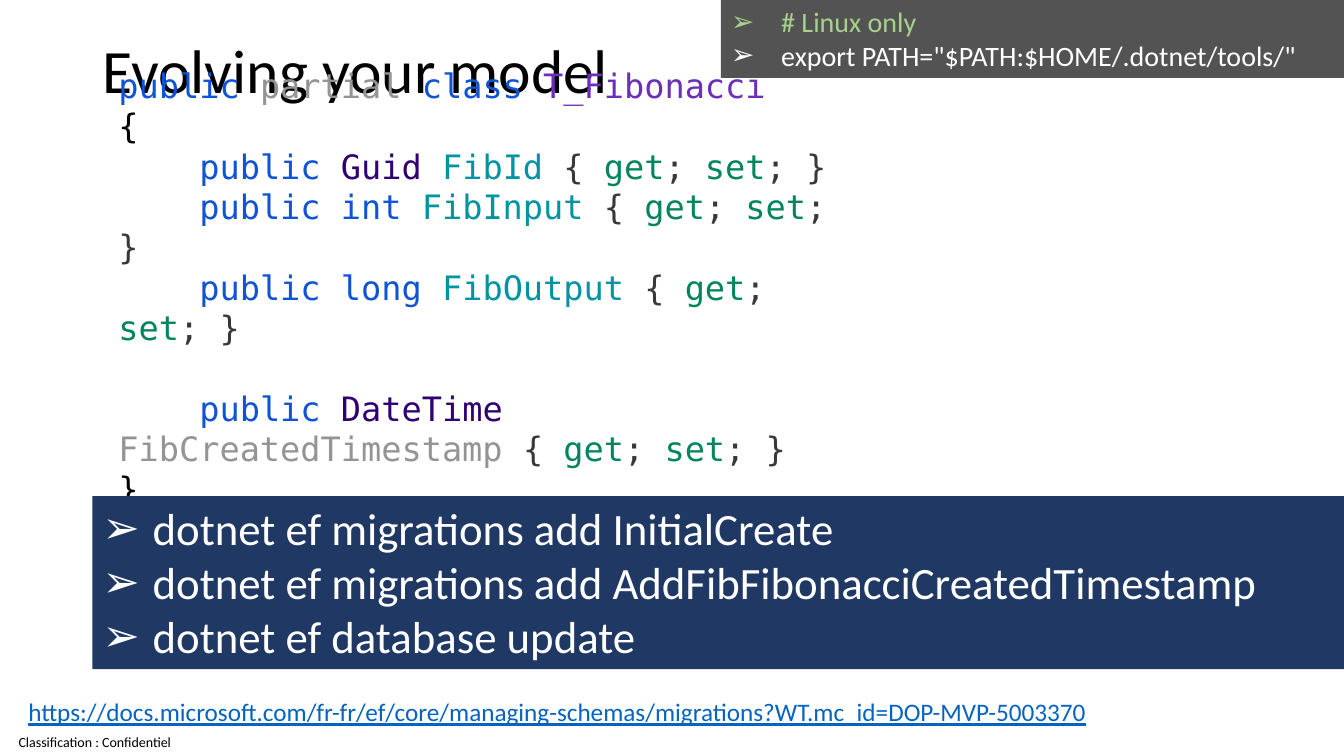
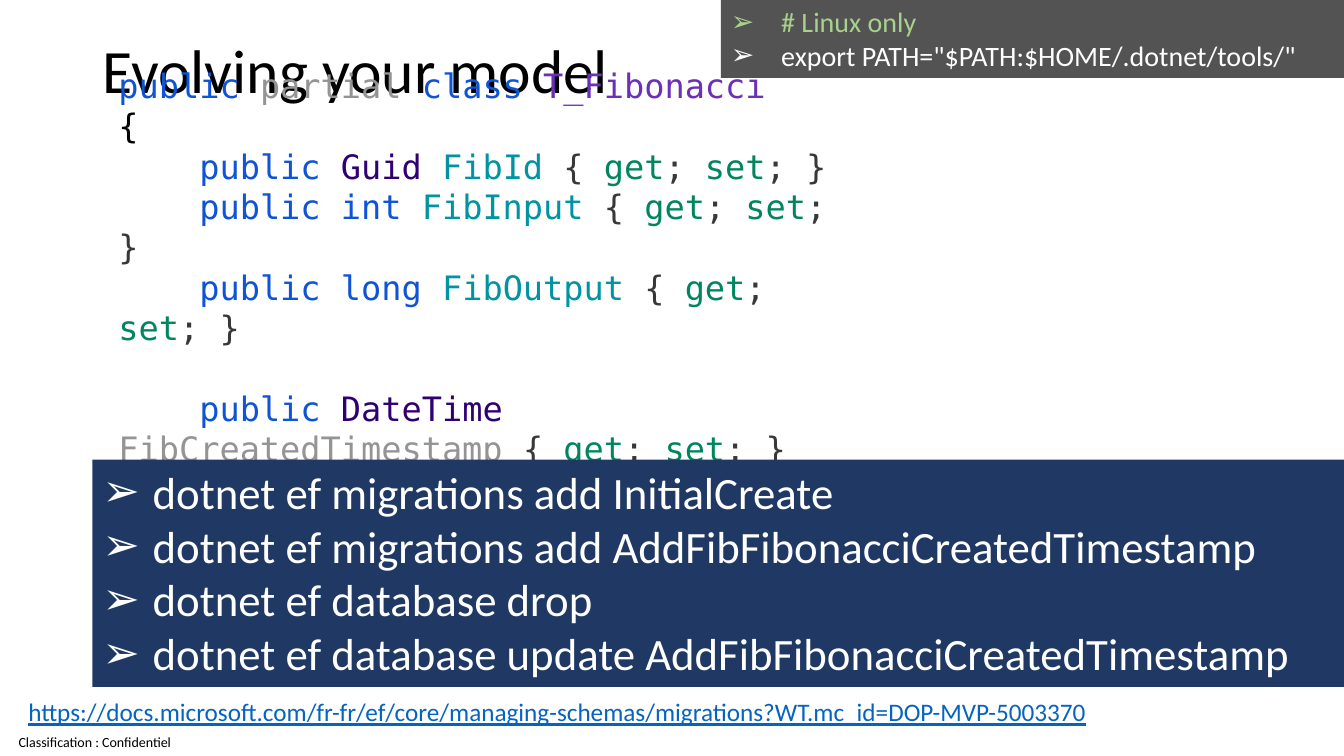
Before and after one commit to guillaume-chervet/course.dotnet, a slide deck: slide 141 of documentations/dotnet6.pptx (slide 140 before the commit). Drawn at 1344x756 pixels with LibreOffice and Linux fonts; fonts in the diff are those of the drawing. Boxes give left, top, right and bottom in pixels: in the first picture for what was removed or moved away, otherwise in the second. Text is boxed around its words. In the diff, an @@ line names an element or a change of style, - is before the commit and + after.

Commit message:
update

```diff
--- a/documentations/dotnet6.pptx
+++ b/documentations/dotnet6.pptx
@@ text "public partial class T_Fibonacci { ...": place and size @@
-text "public partial class T_Fibonacci { ..." at bbox=[118, 70, 826, 468]
+text "public partial class T_Fibonacci { ..." at bbox=[108, 119, 848, 455]
@@ rectangle "dotnet ef migrations add InitialCreate": place and size @@
-rectangle "dotnet ef migrations add InitialCreate" at bbox=[93, 496, 1344, 669]
+rectangle "dotnet ef migrations add InitialCreate" at bbox=[93, 460, 1344, 688]
@@ text in rectangle at bbox=[153, 585, 1288, 678]: text changed @@
-➢ dotnet ef database update
+➢ dotnet ef database drop
+➢ dotnet ef database update AddFibFibonacciCreatedTimestamp
```
Also in this commit, not shown: 2 other slides changed, 3 slides added.
